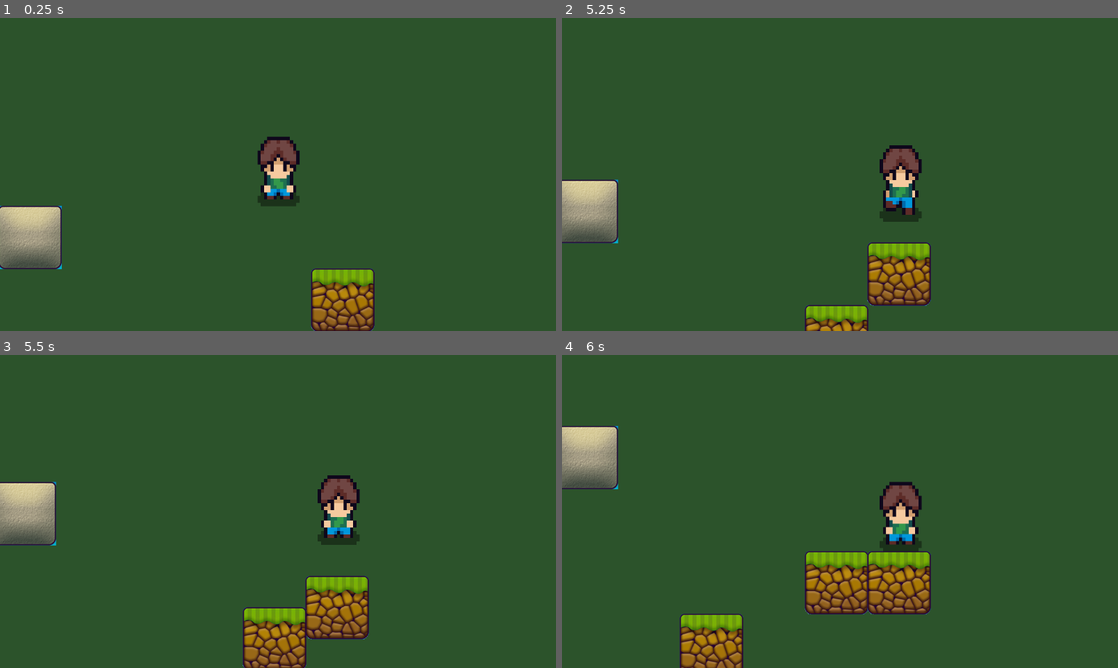
Above: before the commit, frames 1-4 (two rows, left to right).
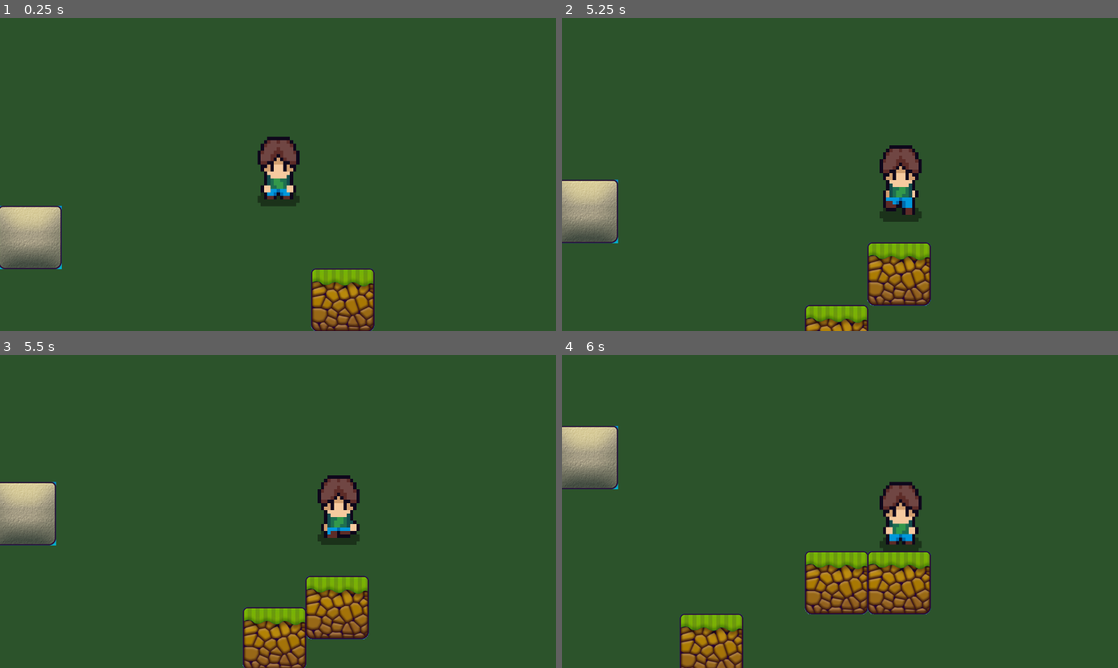
Above: after the commit, the same moments.

Repository: unternull/topdown
Game: Godot game, scene res://scenes/world.tscn
Same seed, same stepped clock (60 frames per second), same inputs: the game is played once before the commit and once after it.
Inputs (mouse positions are in pixels of both pictures, inside the frame that each line leads up to):
- Up to frame 1 (0.25 s): no input
- Up to frame 2 (5.25 s): tap Enter at 0.5, 3.5 s; move the mouse to (962, 158) at 0.52 s; hold D (move_right) 0.53-1.25 s; hold G (show_grid) 0.53-1.25 s; click (962, 158) at 0.67 s; drag from (728, 190) to (812, 237) at 1.27 s; move the mouse to (895, 105) at 2.02 s; hold D (move_right) 2.03-2.75 s; tap Alt at 2.1, 5.1 s; tap Space at 2.75 s; drag from (812, 237) to (673, 127) at 2.77 s; move the mouse to (1006, 221) at 3.52 s; hold A (move_left) 3.53-4.25 s; hold G (show_grid) 3.53-4.25 s; drag from (673, 127) to (756, 96) at 4.27 s; move the mouse to (867, 174) at 5.02 s; hold S (move_down) from 5.03 s (still down); click (867, 174) at 5.17 s
- Up to frame 3 (5.5 s): keep holding S (move_down)
- Up to frame 4 (6 s): release S (move_down) at 5.75 s; drag from (756, 433) to (728, 527) at 5.77 s

Frames 1-2 are identical in both runs. In frame 3, 0.2% of the frame differs, in the area x 57-65%, y 52-59%; in frame 4, nothing differs.

Commit message:
fix: animation

Diff:
--- a/topdown/scripts/grid_actor.gd
+++ b/topdown/scripts/grid_actor.gd
@@ -11,6 +11,7 @@
 var moving: bool = false
 var _tween: Tween
 var _visual: CanvasItem = null
+var _reversing: bool = false
 
 @onready var grid: Node = get_node("/root/Grid")
 @onready var actor: Node2D = get_parent() as Node2D
@@ -39,6 +40,7 @@
 		return false
 
 	moving = true
+	_reversing = false
 	# Sync current cell from actual position in case Grid.origin changed.
 	var from_cell: Vector2i = grid.world_to_cell(actor.position)
 	grid_cell = from_cell
@@ -71,6 +73,7 @@
 			if _visual != null:
 				_visual.position = Vector2.ZERO
 			moving = false
+			_reversing = false
 			if world.has_method("release_reservation"):
 				world.release_reservation(actor)
 			move_finished.emit(grid_cell)
@@ -92,3 +95,45 @@
 		if n2 is Sprite2D:
 			return n2 as Sprite2D
 	return null
+
+
+func reverse_to_origin(world: Node) -> bool:
+	# Cancel an in-flight tween and return to the starting cell visually.
+	if not moving or _reversing:
+		return false
+	_reversing = true
+	# Release the reserved destination cell since we won't complete the move.
+	if world != null and world.has_method("release_reservation"):
+		world.release_reservation(actor)
+	# Determine tween target and desired target position back at origin.
+	var tween_target: Object = _visual if _visual != null else actor
+	var origin_pos_world: Vector2 = grid.cell_to_world_center(grid_cell)
+	var current_pos: Vector2 = Vector2.ZERO
+	var target_pos: Vector2 = Vector2.ZERO
+	if tween_target == actor:
+		current_pos = actor.position
+		target_pos = origin_pos_world
+	else:
+		# Using visual offset; zero is origin
+		current_pos = (_visual as CanvasItem).position
+		target_pos = Vector2.ZERO
+	# Compute duration based on remaining distance and move_speed
+	var dist: float = current_pos.distance_to(target_pos)
+	var dur: float = max(0.01, dist / move_speed)
+	if _tween and _tween.is_valid():
+		_tween.kill()
+	_tween = actor.create_tween().set_trans(Tween.TRANS_LINEAR).set_ease(Tween.EASE_IN_OUT)
+	_tween.tween_property(tween_target, "position", target_pos, dur)
+	print("[GridActor] ", actor.name, " reversing to:", grid_cell, " dur:", dur)
+	_tween.finished.connect(
+		func() -> void:
+			# Snap back to the starting cell and end movement without changing occupancy.
+			actor.position = origin_pos_world
+			if _visual != null:
+				_visual.position = Vector2.ZERO
+			moving = false
+			_reversing = false
+			# Notify listeners that movement concluded at the original cell.
+			move_finished.emit(grid_cell)
+	)
+	return true
--- a/topdown/scripts/player.gd
+++ b/topdown/scripts/player.gd
@@ -19,6 +19,7 @@
 var moving := false
 var target_cell := Vector2i.ZERO
 var held_dir := Vector2i.ZERO
+var pushing_animation_active := false
 @onready var grid_actor: Node = get_node_or_null("GridActor")
 @onready var player_body: AnimatedSprite2D = get_node("Visual/PlayerBody") as AnimatedSprite2D
 
@@ -36,6 +37,13 @@
 			(grid_actor as Object).connect("move_started", _on_grid_move_started)
 		if grid_actor.has_signal("move_finished"):
 			(grid_actor as Object).connect("move_finished", _on_grid_move_finished)
+	# Listen to pushing state to drive animation while pushing a box
+	var p: Node = get_node_or_null("Pushing")
+	if p != null:
+		if p.has_signal("push_started"):
+			p.connect("push_started", _on_push_started)
+		if p.has_signal("push_animation_release"):
+			p.connect("push_animation_release", _on_push_release)
 
 
 func _physics_process(_delta: float) -> void:
@@ -44,6 +52,18 @@
 		stays_back = true
 	if held_dir == Vector2i(0, 1):
 		stays_back = false
+
+	# Allow reversing mid-move for responsiveness
+	if grid_actor != null:
+		var mv = (grid_actor as Object).get("moving")
+		if typeof(mv) == TYPE_BOOL and mv and held_dir != Vector2i.ZERO:
+			# If opposite direction is held, reverse back to origin immediately
+			var cur_dir := Vector2i(sign(last_direction.x), sign(last_direction.y))
+			if held_dir == -cur_dir:
+				var world := get_parent()
+				if world != null and (grid_actor as Object).has_method("reverse_to_origin"):
+					(grid_actor as Object).call("reverse_to_origin", world)
+				last_direction = Vector2(held_dir.x, held_dir.y)
 
 	if not moving and held_dir != Vector2i.ZERO:
 		_try_step(held_dir)
@@ -54,7 +74,7 @@
 
 
 func _process(_delta: float) -> void:
-	var is_actually_moving := moving
+	var is_actually_moving := moving or pushing_animation_active
 	if not is_actually_moving and grid_actor != null:
 		var mv = (grid_actor as Object).get("moving")
 		if typeof(mv) == TYPE_BOOL and mv:
@@ -71,11 +91,13 @@
 			PlayerState.WALKING_LEFT:
 				if player_body.animation != "WalkingSide":
 					player_body.animation = "WalkingSide"
-					player_body.flip_h = true
+				# Always update flip to ensure correct facing even when animation name doesn't change
+				player_body.flip_h = true
 			PlayerState.WALKING_RIGHT:
 				if player_body.animation != "WalkingSide":
 					player_body.animation = "WalkingSide"
-					player_body.flip_h = false
+				# Always update flip to ensure correct facing even when animation name doesn't change
+				player_body.flip_h = false
 	else:
 		if stays_back:
 			if player_body.animation != "IdleBack":
@@ -86,10 +108,21 @@
 
 
 func _on_grid_move_started(from: Vector2i, to: Vector2i) -> void:
+	pushing_animation_active = false
 	moving = true
 	var d := to - from
 	if d != Vector2i.ZERO:
 		last_direction = Vector2(sign(d.x), sign(d.y))
+
+
+func _on_push_started(dir: Vector2i) -> void:
+	pushing_animation_active = true
+	if dir != Vector2i.ZERO:
+		last_direction = Vector2(sign(dir.x), sign(dir.y))
+
+
+func _on_push_release() -> void:
+	pushing_animation_active = false
 
 
 func _input_dir_to_cardinal() -> Vector2i:
--- a/topdown/scripts/pushing.gd
+++ b/topdown/scripts/pushing.gd
@@ -2,7 +2,12 @@
 extends Node
 ## Enables its parent actor to push adjacent actors that have a Pushable child.
 
+signal push_started(dir: Vector2i)
+signal push_animation_release
+
 @export var pushing_power: int = 1
+
+var pushing_in_progress: bool = false
 
 @onready var grid: Node = get_node("/root/Grid")
 @onready var actor: Node2D = get_parent() as Node2D
@@ -48,6 +53,9 @@
 	print("[Pushing] ", actor.name, " target started:", pushed)
 	if not pushed:
 		return false
+	# Begin temporary pushing animation state for the pusher.
+	pushing_in_progress = true
+	push_started.emit(dir)
 	# Chain the player's step into the vacated cell once the target finishes moving.
 	var target_ga: Node = target.get_node_or_null("GridActor")
 	if target_ga != null:
@@ -67,4 +75,15 @@
 	var world: Node = actor.get_parent()
 	if world == null:
 		return
+	# Clear the pushing animation state exactly when the player's move actually starts.
+	if player_ga.has_signal("move_started"):
+		player_ga.move_started.connect(
+			Callable(self, "_on_player_move_started"),
+			Object.CONNECT_DEFERRED | Object.CONNECT_ONE_SHOT
+		)
 	player_ga.call_deferred("move_to", vacated_cell, world)
+
+
+func _on_player_move_started(_from: Vector2i, _to: Vector2i) -> void:
+	pushing_in_progress = false
+	push_animation_release.emit()
